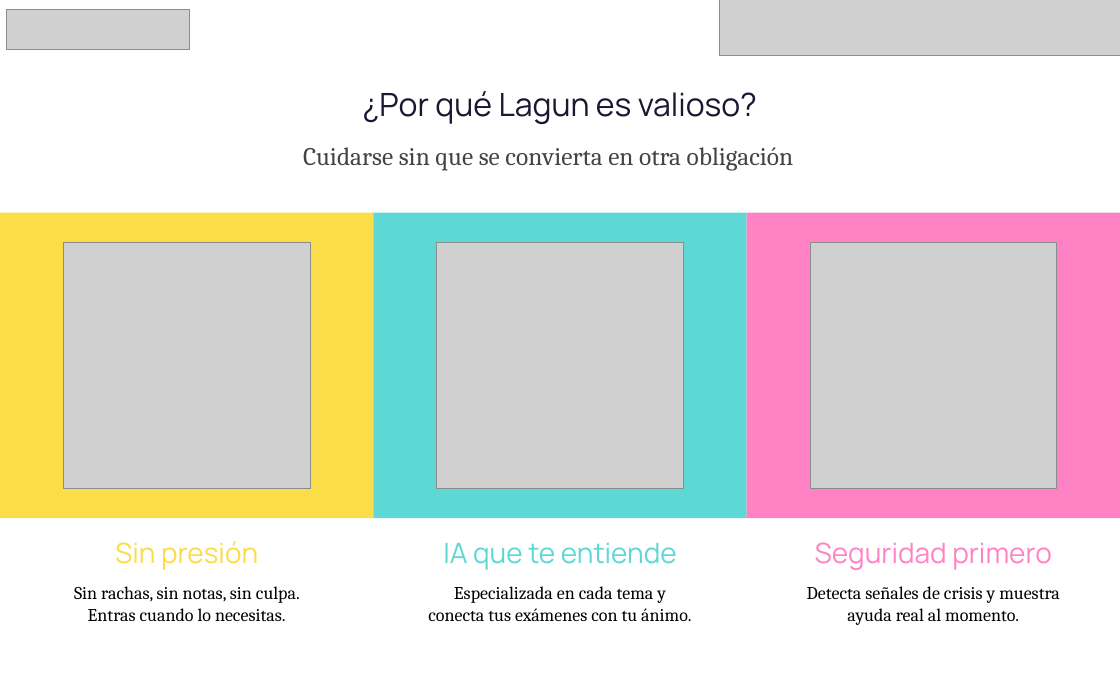
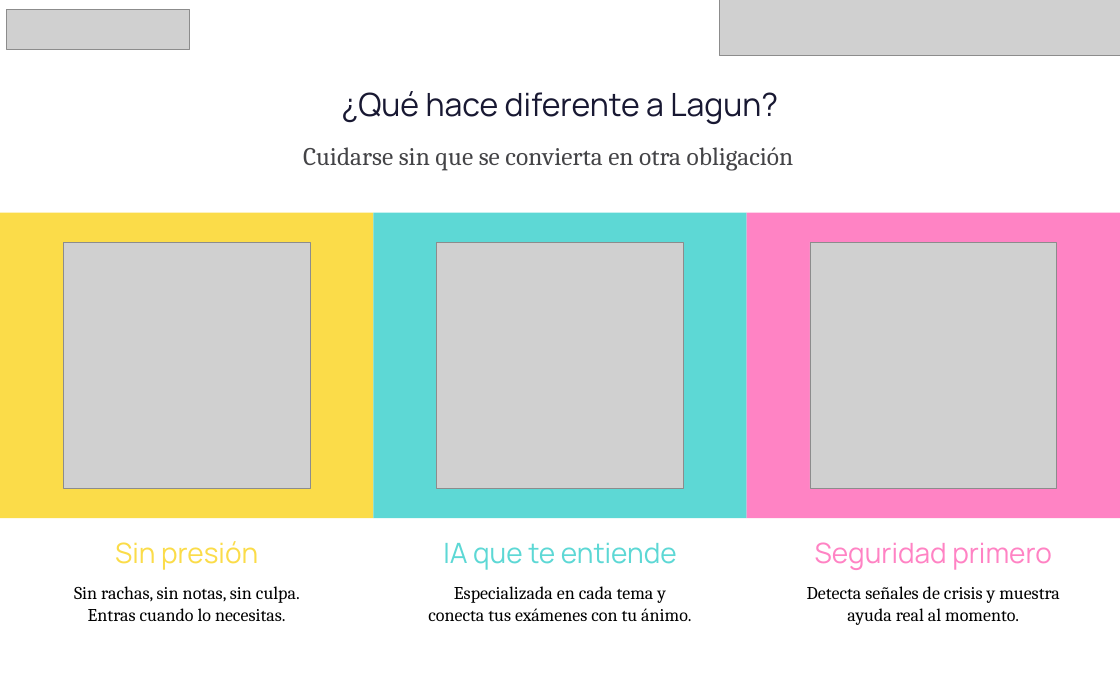
Before and after one commit to pertx1/Lagun, a slide deck: slide 7 of presentacion/Lagun-UNICEF-Lab-Junior.pptx. Drawn at 1120x700 pixels with LibreOffice and Linux fonts; fonts in the diff are those of the drawing; grey boxes stand for pictures. Boxes give left, top, right and bottom in pixels: in the first picture for what was removed or moved away, otherwise in the second. Text is boxed around its words. In the diff, an @@ line names an element or a change of style, - is before the commit and + after.

```diff
--- a/presentacion/Lagun-UNICEF-Lab-Junior.pptx
+++ b/presentacion/Lagun-UNICEF-Lab-Junior.pptx
@@ text at [342,91,778,124]: text changed @@
-¿Por qué Lagun es valioso?
+¿Qué hace diferente a Lagun?
```
Also in this commit, not shown: 7 other slides changed, 2 slides added.
